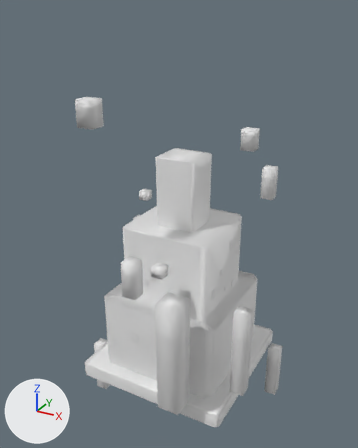
Two versions of the FBX model Reference/Resources/Mesh/Animation/Effect/E_BPB_Honoo_End.fbx, one commit apart.
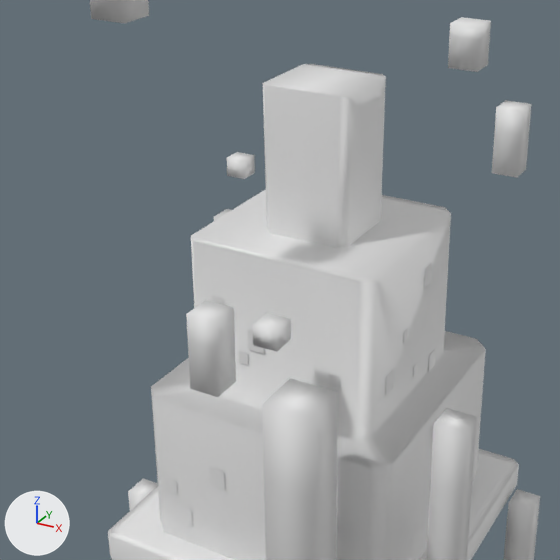
The first picture shows the older version from a camera (50 mm lens) standing at (0.0812, -0.1512, 0.134) and looking at (-0.0043, 0.0042, 0.0563). The close-ups show both versions on the part from 10% to 81% of the width and 27% to 84% of the height of that picture; other places that the commit changed are outside them. The lights are fixed; the arrows at lower left show +X, +Y and +Z. Materials are left out; every surface is plain grey. Where no turn or scale is listed for an object, it has been applied to the vertices.

The first close-up shows 'core', 'ground', 'ground_fire 6', 'side10', 'side12', 'side2', 'side4', 'side6 1', 'side7', 'side8', 'top_core'.
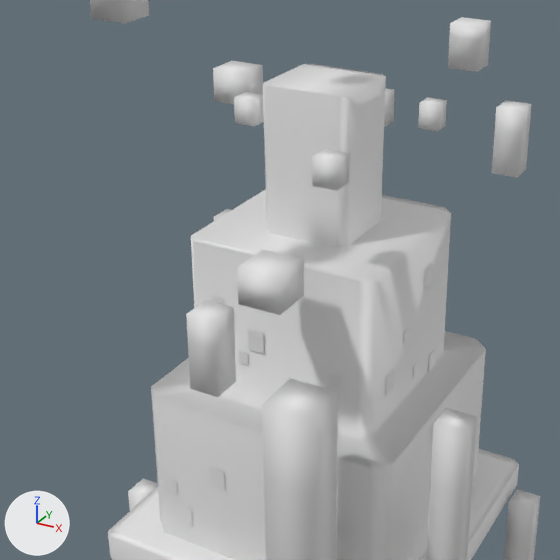
ob_groundfire_tra4_1 is not drawn itself; it is the parent of ob_ground_fire_8.
ob_groundfire_tra0_1 is not drawn itself; it is the parent of ob_ground_fire_6.
ob_groundfire_tra2_1 is not drawn itself; it is the parent of ob_ground_fire_7.

What changed in the scene script:
```text
Change ob_groundfire_tra0_1:
    ob_groundfire_tra0_1.scale: (0.584, 0.584, 0.584) -> (1.0, 1.0, 1.0)
    ob_groundfire_tra0_1.location: (0.482, 5.244, 2.577) -> (0.482, 6.113, 2.577)
Change ob_ground_fire_1:
    ob_ground_fire_1.location: (-0.0135, -0.0007, 0.033) -> (-0.017, 0.004, 0.0768)
Change ob_ground_fire_3:
    ob_ground_fire_3.location: (0.0109, -0.0119, 0.033) -> (0.0096, -0.0159, 0.0768)
Change ob_groundfire_tra4_1:
    ob_groundfire_tra4_1.scale: (0.584, 0.584, 0.584) -> (1.0, 1.0, 1.0)
    ob_groundfire_tra4_1.location: (-2.605, 6.123, -1.446) -> (-2.605, 7.76, -1.446)
Change ob_ground_fire_5:
    ob_ground_fire_5.location: (0.0103, 0.0131, 0.033) -> (0.0123, 0.0167, 0.0768)
Change ob_groundfire_tra2_1:
    ob_groundfire_tra2_1.scale: (0.584, 0.584, 0.584) -> (1.0, 1.0, 1.0)
```

Where the change shows, as pixel boxes [x1, y1, x2, y2] in the close-ups (560 x 560 px):
'ground_fire 6', moved, rescaled (74% wider, 65% taller): before [253, 313, 291, 352]; after [237, 250, 304, 315]
'ground_fire 8', moved, rescaled (76% wider, 57% taller): before [227, 152, 255, 179]; after [213, 61, 263, 104]
'ground_fire 3', moved (not visible before): after [312, 149, 350, 191]
'ground_fire 1', moved (not visible before): after [234, 92, 264, 126]
'ground_fire 5', moved (not visible before): after [418, 97, 447, 131]
'ground_fire 7', rescaled (not visible before): after [384, 88, 395, 127]
